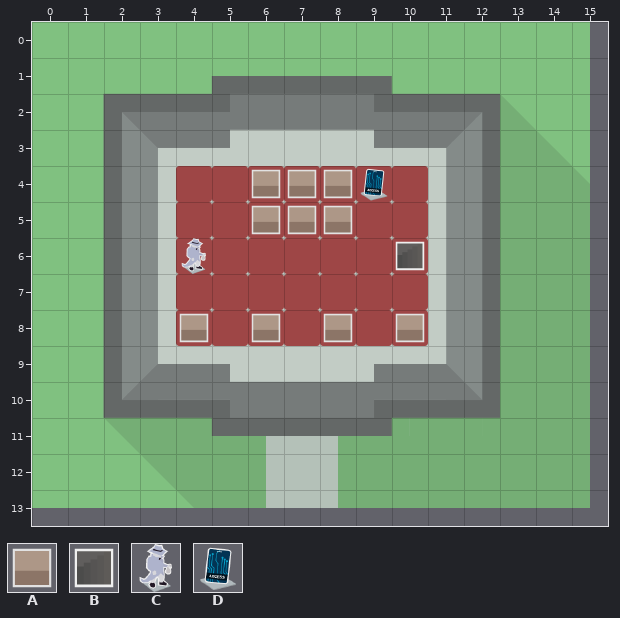
Two versions of a level (Tiled map (JSON), src/resources/maps/level-1-floor-1.json). Above is the file before it was changed.
Cells are 75x75 px. Shown: x 0..15, y 0..13.
Key: from "tiles": A 0, B 1, C 7, D 9.
_ is an empty cell.
Layers that did not change in this view are not listed.
Layer "Assets" before, first column x 0:
 0 ________________
 1 ________________
 2 ________________
 3 ________________
 4 ______AAAD______
 5 ______AAA_______
 6 ____C_____B_____
 7 ________________
 8 ____A_A_A_A_____
 9 ________________
10 ________________
11 ________________
12 ________________
13 ________________
New version:
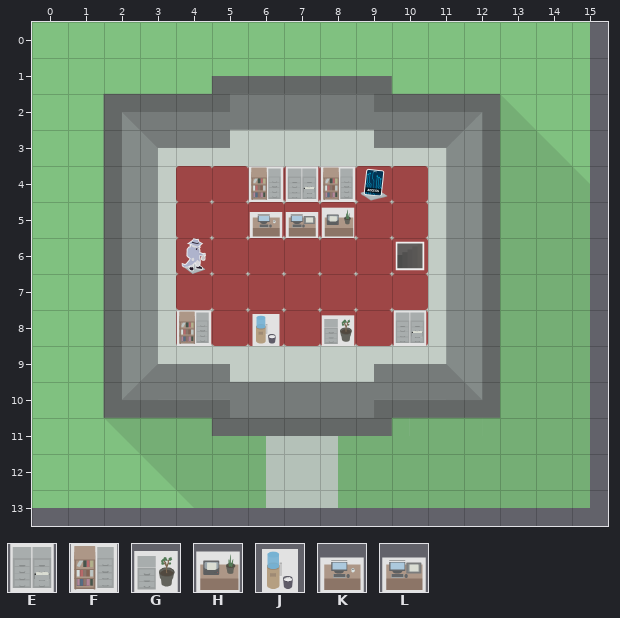
Further tiles: from "assets": E 24, F 25, G 33, H 34, J 39, K 42, L 43.
Commit message: Fix tilemap path. Export new tilemap.
Changes in this commit:
Changed rows in their new state; . is an unchanged cell.
Layer "Assets":
first column x 4:
 4 ..FEF..
 5 ..KLH..
 8 F.J.G.E
Pixel boxes of the changes (left, top, right, bottom) in both pictures:
changed: (248, 166, 356, 238)
changed: (176, 310, 212, 346)
changed: (251, 313, 281, 346)
changed: (321, 313, 355, 346)
changed: (393, 310, 427, 346)
